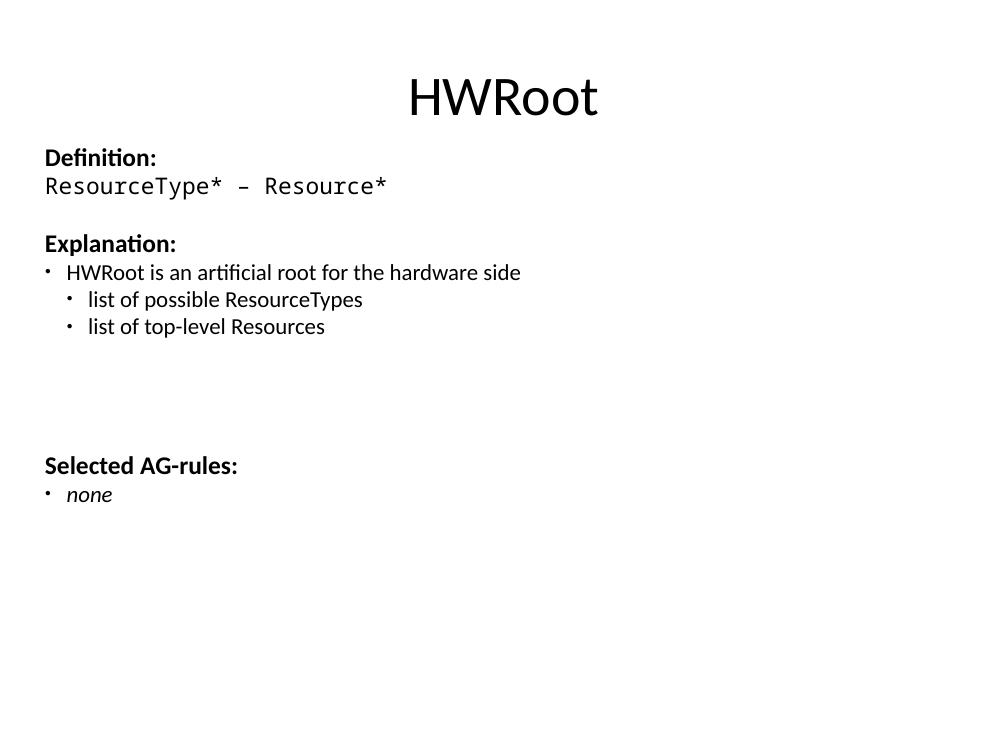
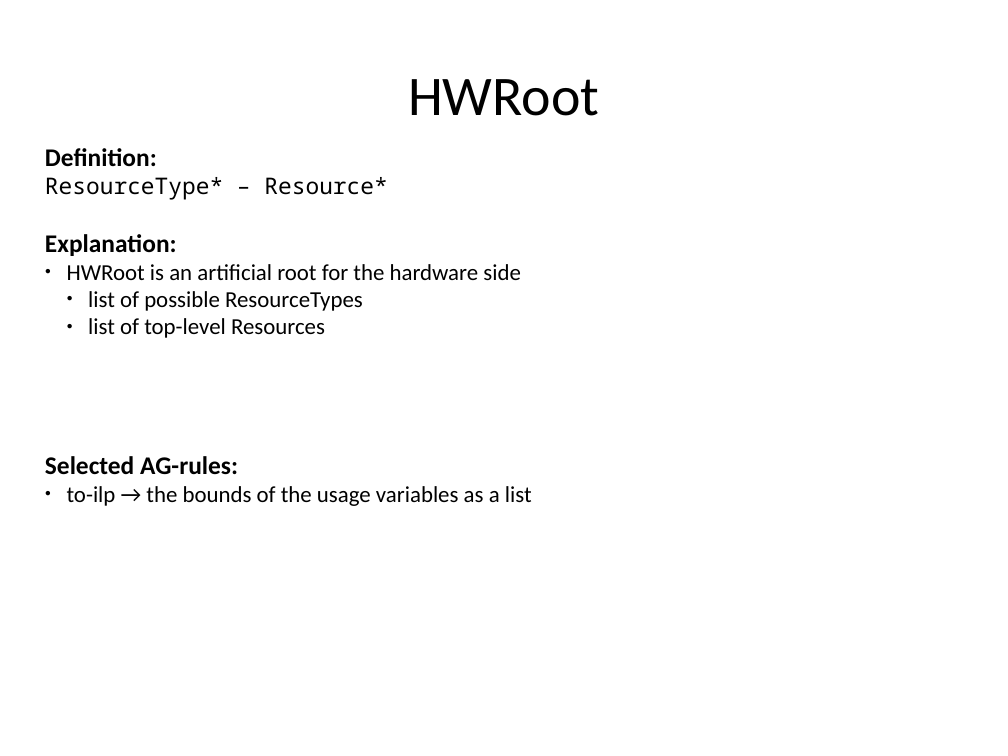
Before and after one commit to rene-schoene/racr-mquat, a slide deck: slide 22 of doc/the-model.odp. Drawn at 1008x756 pixels with LibreOffice and Linux fonts; fonts in the diff are those of the drawing. Boxes give left, top, right and bottom in pixels: in the first picture for what was removed or moved away, otherwise in the second. Text is boxed around its words. In the diff, an @@ line names an element or a change of style, - is before the commit and + after.

```diff
--- a/doc/the-model.odp
+++ b/doc/the-model.odp
@@ text at [67, 486, 532, 506]: text changed; italic off @@
-● none
+● to-ilp → the bounds of the usage variables as a list
```
Also in this commit, not shown: 8 other slides changed, 1 slide added.
